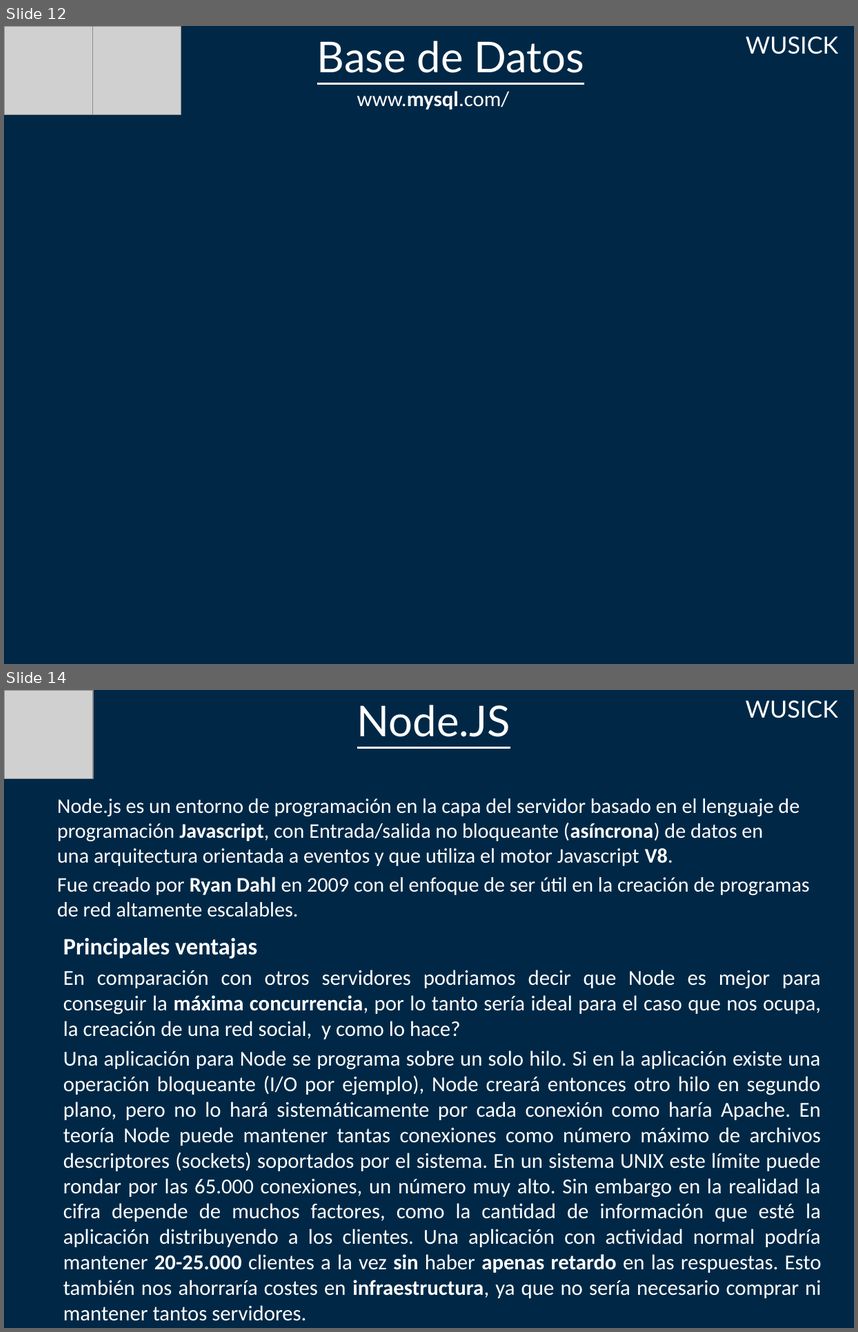
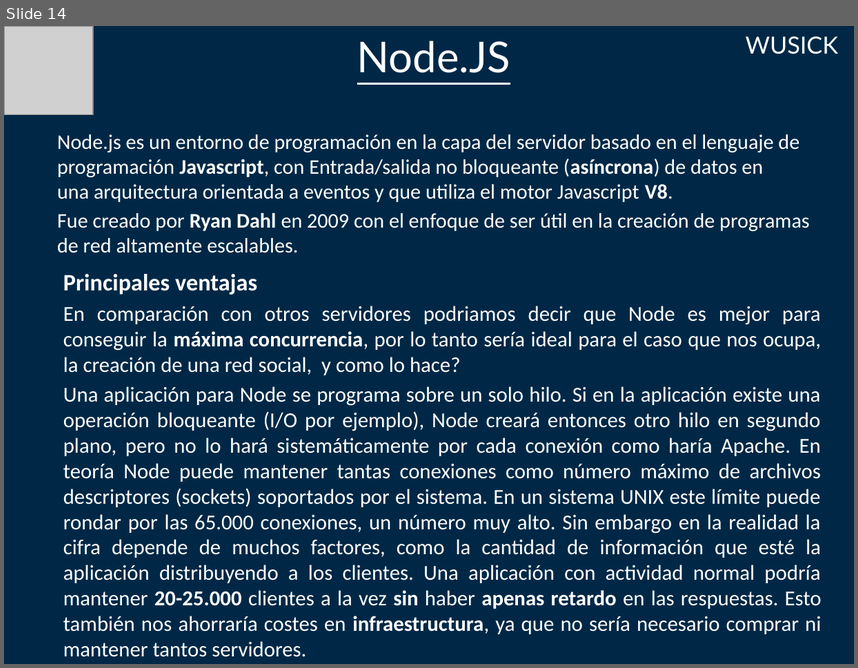
Before and after one commit to jha86/pptWusick, a slide deck: Presentación1.pptx. Shown one above the other, each under a label of ours: slides 12 and 14 before the commit, slide 14 after it; the slides between them are not shown. The pictures are 858x1332 and 858x668 pixels, drawn with LibreOffice and Linux fonts; fonts in the diff are those of the drawing; grey boxes stand for pictures. Boxes give left, top, right and bottom in pixels: in the first picture for what was removed or moved away, otherwise in the second. Text is boxed around its words. In the diff, an @@ line names an element or a change of style, - is before the commit and + after.

```diff
--- a/Presentación1.pptx
+++ b/Presentación1.pptx
@@ slide 12 removed at <box>4,26,854,664</box>, background #002846 @@
@@ picture removed at <box>4,26,92,114</box> @@
@@ picture removed at <box>92,26,181,114</box> @@
@@ text removed at <box>317,40,584,73</box> @@
-Base de Datos
@@ title removed at <box>746,36,838,54</box> @@
-WUSICK
@@ text removed at <box>357,91,510,109</box> @@
-www.mysql.com/
```
Also in this commit, not shown: 6 slides changed, 6 slides added, 5 other slides removed.
